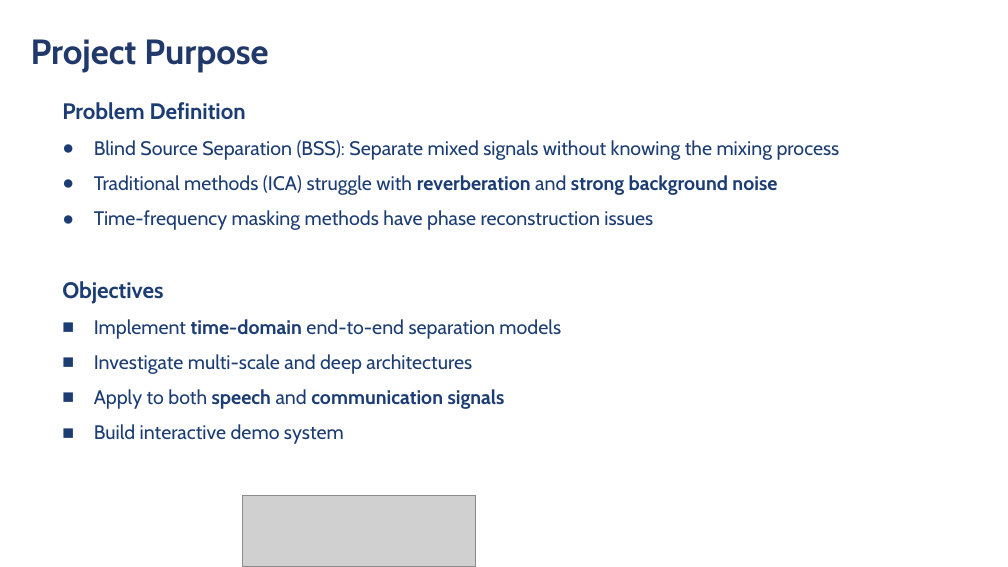
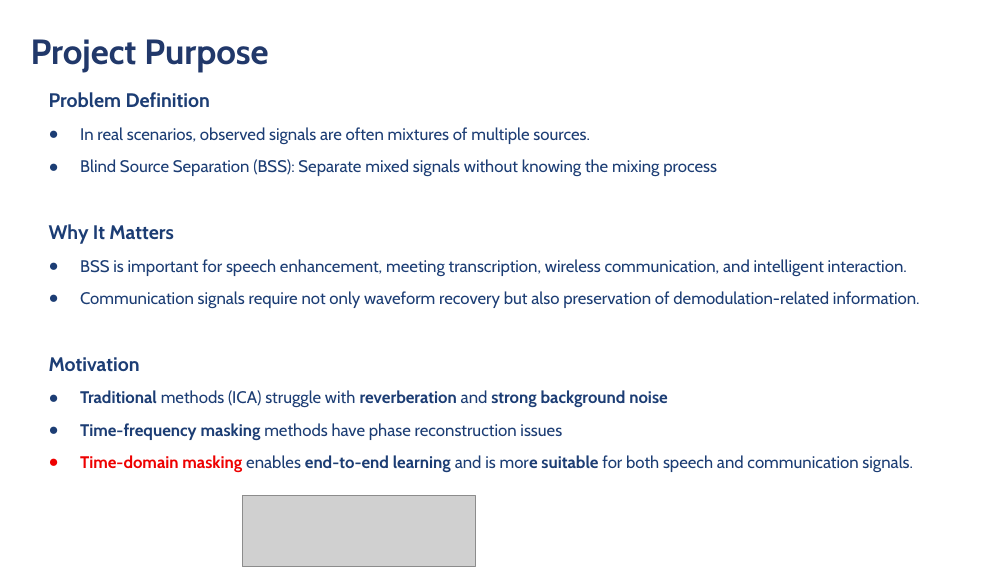
Before and after one commit to Keeper0824/Research-on-Blind-Source-Separation-Based-on-Time-Domain-Masking, a slide deck: slide 2 of Documents/Sun Haoran_2022213462_FinalViva.pptx. Drawn at 1008x567 pixels with LibreOffice and Linux fonts; fonts in the diff are those of the drawing; grey boxes stand for pictures; background and template pictures are left out. Boxes give left, top, right and bottom in pixels: in the first picture for what was removed or moved away, otherwise in the second. Text is boxed around its words. In the diff, an @@ line names an element or a change of style, - is before the commit and + after.

```diff
--- a/Documents/Sun Haoran_2022213462_FinalViva.pptx
+++ b/Documents/Sun Haoran_2022213462_FinalViva.pptx
@@ text "Problem Definition": place and size @@
-text "Problem Definition" at bbox=[62, 102, 840, 409]
+text "Problem Definition" at bbox=[49, 92, 920, 472]
@@ text at bbox=[49, 92, 717, 440]: size 16 to 14 pt in "Problem Definition"; size 14 to 12 pt in "Blind Source Separation (BSS): Separate mixed signals ...", "Traditional methods (ICA) struggle with reverberation and ...", "Time-frequency masking methods have phase reconstruction iss ..."; bold on in "Traditional", "Time-frequency masking" @@
@@ text at bbox=[80, 127, 590, 144]: paragraph added @@
+● In real scenarios, observed signals are often mixtures of multiple sources.
@@ text at bbox=[49, 224, 920, 372]: paragraphs added @@
+Why It Matters
+● BSS is important for speech enhancement, meeting transcription, wireless communication, and intelligent interaction.
+● Communication signals require not only waveform recovery but also preservation of demodulation-related information.
+Motivation
@@ text at bbox=[80, 455, 913, 472]: text changed; size 14 to 12 pt @@
-Objectives
-■ Implement time-domain end-to-end separation models
-■ Investigate multi-scale and deep architectures
-■ Apply to both speech and communication signals
-■ Build interactive demo system
+● Time-domain masking enables end-to-end learning and is more suitable for both speech and communication signals.
```
Also in this commit, not shown: 1 other slide changed, 1 slide added, 16 other files.
